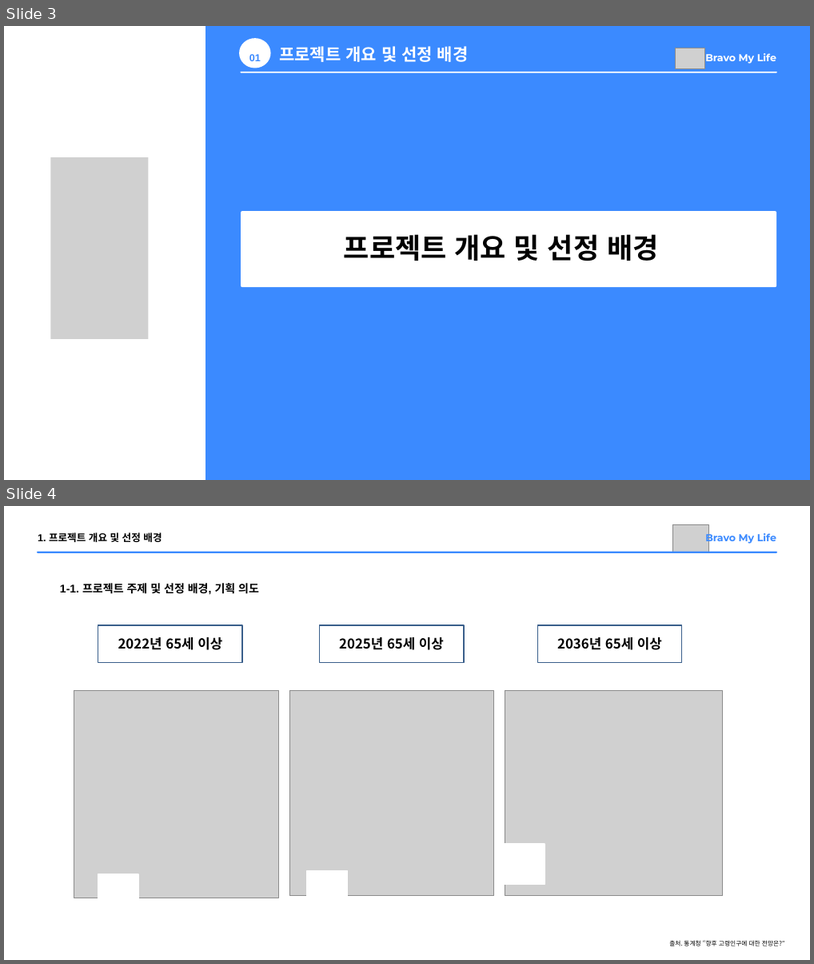
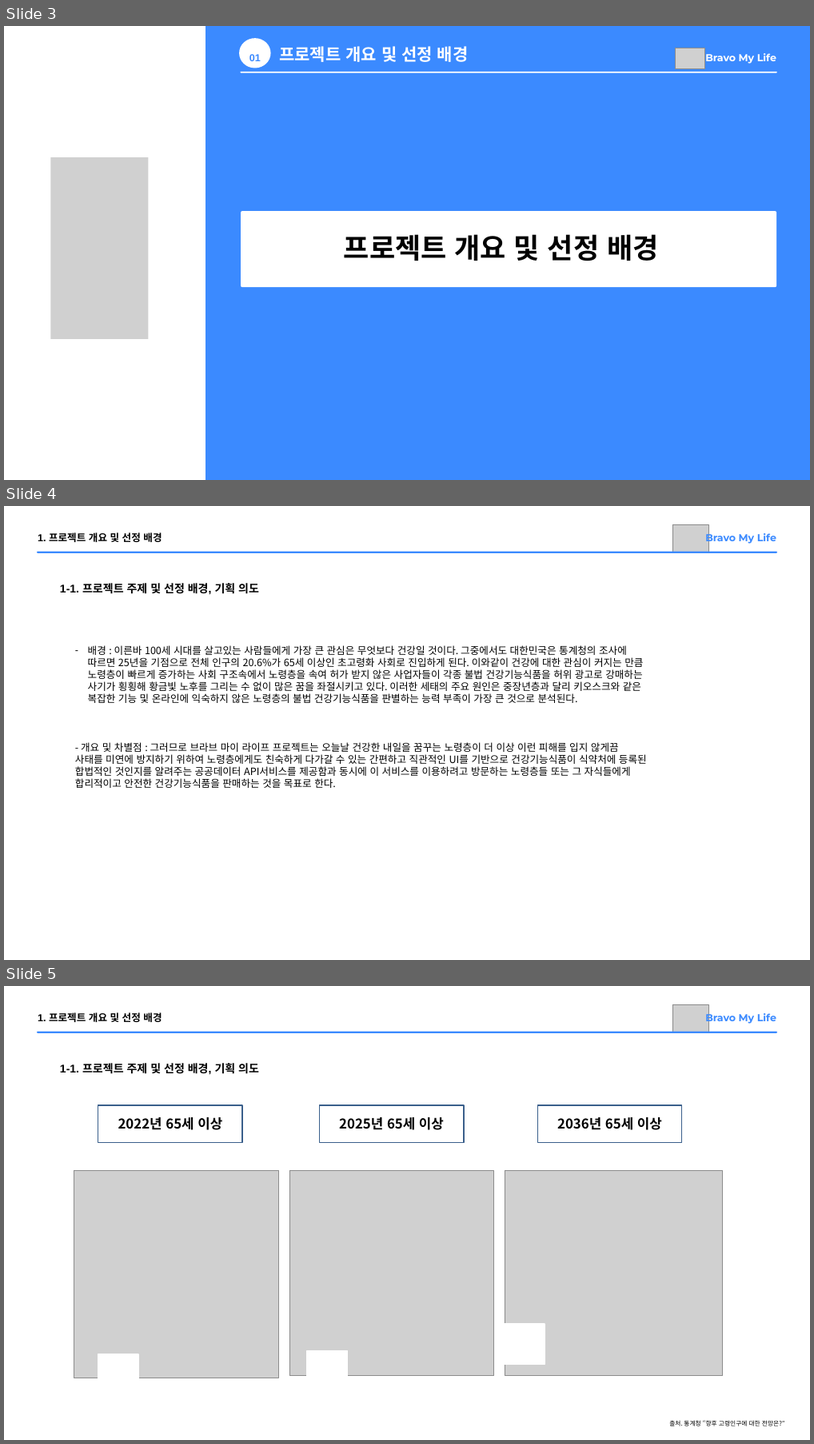
Before and after one commit to Parkjisoo00/ecommerce.saturn, a slide deck: resource/10.prepare/Saturn 미완성.pptx. Shown one above the other, each under a label of ours: slides 3 and 4 before the commit, slides 3, 4 and 5 after it. The pictures are 814x964 and 814x1444 pixels, drawn with LibreOffice and Linux fonts; fonts in the diff are those of the drawing; grey boxes stand for pictures. Boxes give left, top, right and bottom in pixels: in the first picture for what was removed or moved away, otherwise in the second. Text is boxed around its words. In the diff, an @@ line names an element or a change of style, - is before the commit and + after.

Commit message:
ppt수정

```diff
--- a/resource/10.prepare/Saturn 미완성.pptx
+++ b/resource/10.prepare/Saturn 미완성.pptx
@@ slide 4 added at (x1=4, y1=506, x2=810, y2=960), background #FFFFFF @@
@@ picture added at (x1=673, y1=524, x2=708, y2=552) @@
@@ text added at (x1=38, y1=532, x2=162, y2=542), 18 pt, text #000000, bold @@
+1. 프로젝트 개요 및 선정 배경
@@ line added from (38, 552) to (777, 552), #3B8AFF 3 pt @@
@@ text added at (x1=706, y1=532, x2=777, y2=544), 18 pt, text #3B8AFF, bold @@
+Bravo My Life
@@ text added at (x1=60, y1=583, x2=259, y2=594), 20 pt, text #000000, bold @@
+1-1. 프로젝트 주제 및 선정 배경, 기획 의도
@@ text added at (x1=75, y1=645, x2=647, y2=788), 18 pt, text #000000 @@
+– 배경 : 이른바 100세 시대를 살고있는 사람들에게 가장 큰 관심은 무엇보다 건강일 것이다. 그중에서도 대한민국은 통계청의 조사에 따르면 25년을 기점으로 전체 인구의 20.6%가 65세 이상인 초고령화 사회로 진입하게 된다. 이와같이 건강에 대한 관심이 커지는 만큼 노령층이 빠르게 증가하는 사회 구조속에서 노령층을 속여 허가 받지 않은 사업자들이 각종 불법 건강기능식품을 허위 광고로 강매하는 사기가 횡횡해 황금빛 노후를 그리는 수 없이 많은 꿈을 좌절시키고 있다. 이러한 세태의 주요 원인은 중장년층과 달리 키오스크와 같은 복잡한 기능 및 온라인에 익숙하지 않은 노령층의 불법 건강기능식품을 판별하는 능력 부족이 가장 큰 것으로 분석된다.
+- 개요 및 차별점 : 그러므로 브라브 마이 라이프 프로젝트는 오늘날 건강한 내일을 꿈꾸는 노령층이 더 이상 이런 피해를 입지 않게끔 사태를 미연에 방지하기 위하여 노령층에게도 친숙하게 다가갈 수 있는 간편하고 직관적인 UI를 기반으로 건강기능식품이 식약처에 등록된 합법적인 것인지를 알려주는 공공데이터 API서비스를 제공함과 동시에 이 서비스를 이용하려고 방문하는 노령층들 또는 그 자식들에게 합리적이고 안전한 건강기능식품을 판매하는 것을 목표로 한다.
@@ what was slide 4 is now slide 5 @@
```
